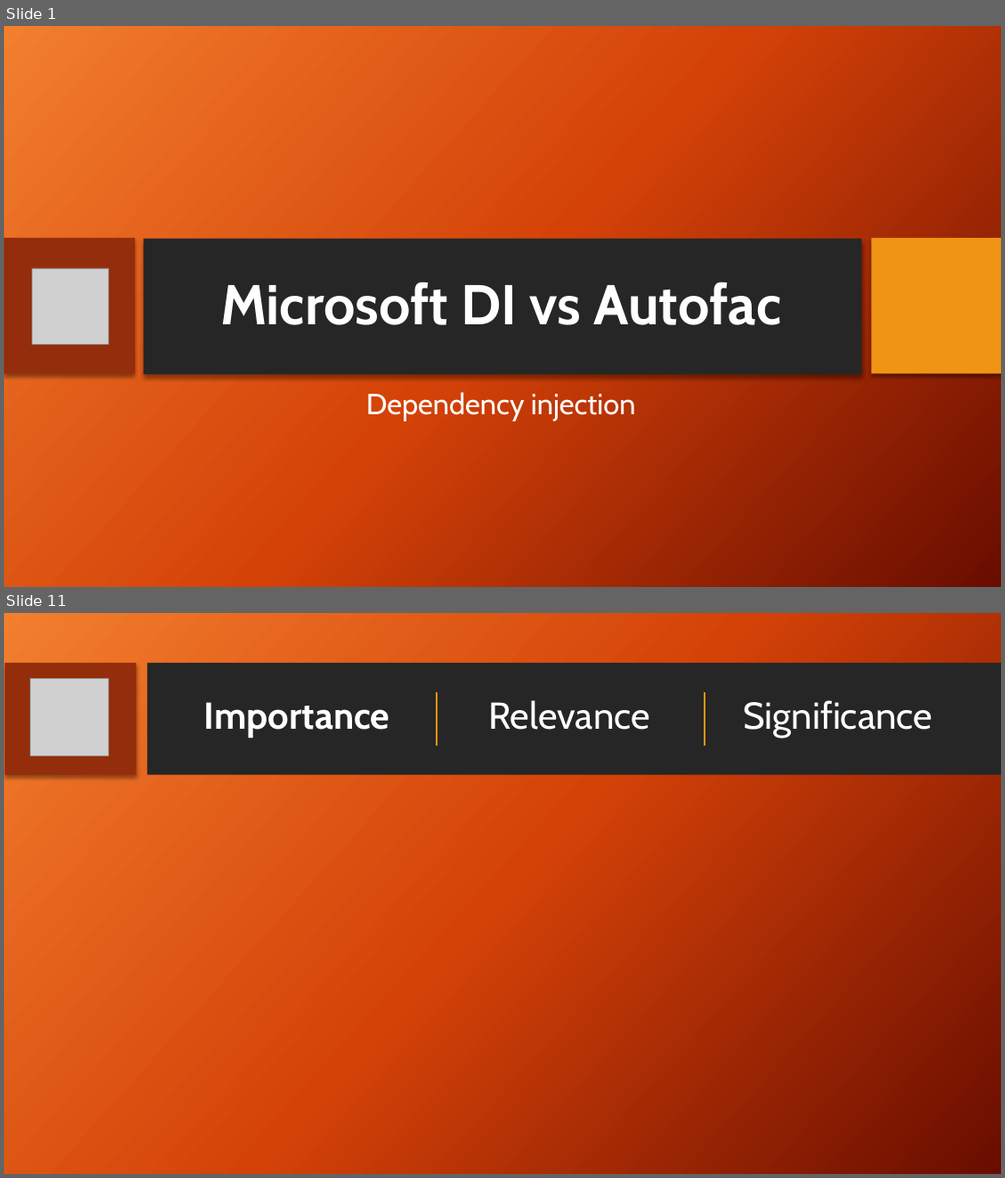
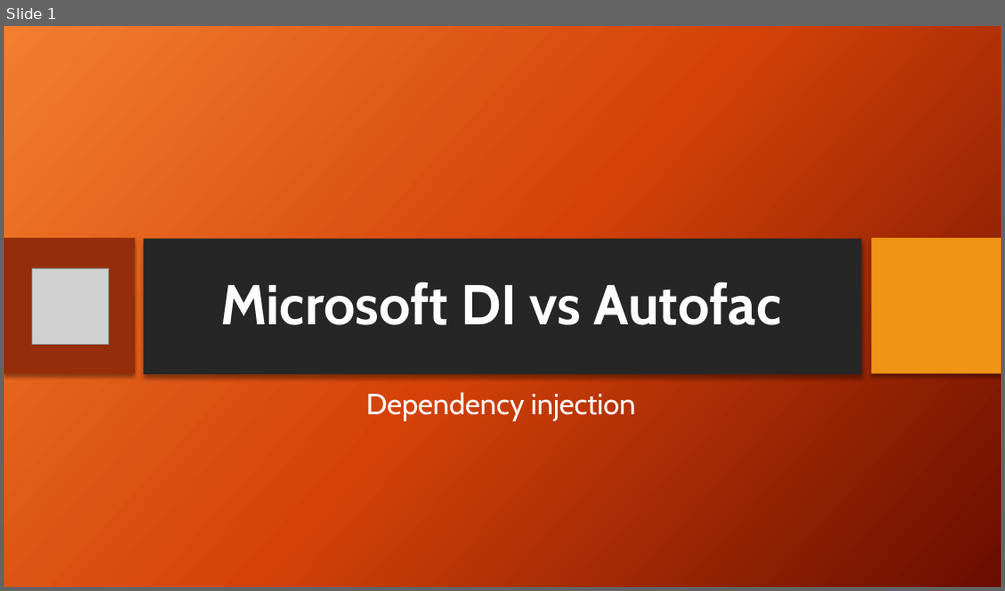
Before and after one commit to mohashan/MicrosoftDI_vs_Autofac, a slide deck: Microsoft DI vs Autofac.pptx. Shown one above the other, each under a label of ours: slides 1 and 11 before the commit, slide 1 after it; the slides between them are not shown. The pictures are 1005x1178 and 1005x591 pixels, drawn with LibreOffice and Linux fonts; fonts in the diff are those of the drawing; grey boxes stand for pictures; background and template pictures are left out. Boxes give left, top, right and bottom in pixels: in the first picture for what was removed or moved away, otherwise in the second. Text is boxed around its words. In the diff, an @@ line names an element or a change of style, - is before the commit and + after.

```diff
--- a/Microsoft DI vs Autofac.pptx
+++ b/Microsoft DI vs Autofac.pptx
@@ slide 11 removed at bbox=[4, 613, 1001, 1174], background picture (left out) @@
@@ rectangle removed at bbox=[5, 663, 136, 775] @@
@@ rectangle removed at bbox=[147, 663, 1001, 775] @@
@@ picture removed at bbox=[30, 678, 108, 755] @@
@@ line removed from (437, 692) to (437, 746) @@
@@ line removed from (704, 692) to (704, 746) @@
@@ title removed at bbox=[204, 702, 390, 738] @@
-Importance
@@ text removed at bbox=[489, 700, 650, 730] @@
-Relevance
@@ text removed at bbox=[744, 700, 932, 738] @@
-Significance
```
Also in this commit, not shown: 2 slides changed, 11 slides added, 9 other slides removed, 3 other files.
